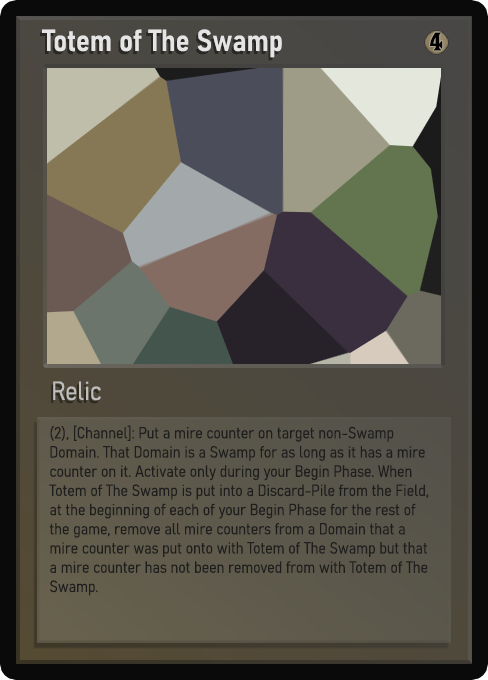
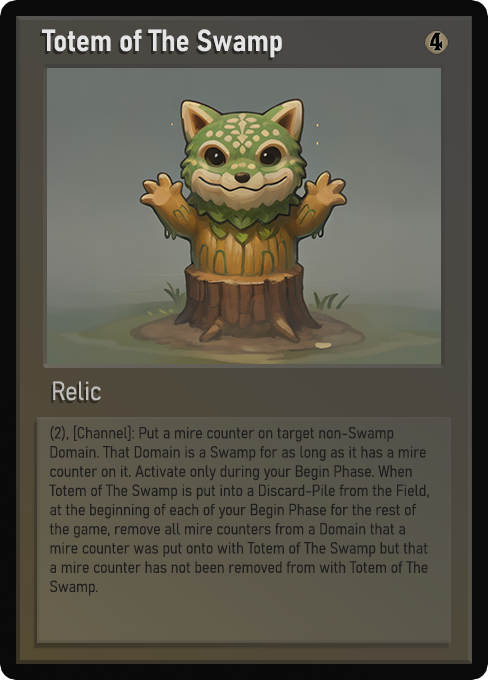
Layers edited between the first and the second 488×680 image:
painted on "Name" over [55, 29, 282, 52]
painted on "Class" over [59, 383, 101, 401]
painted on "Desc_smaller" over [50, 426, 429, 593]
painted on "Artwork" over [47, 68, 441, 364]
